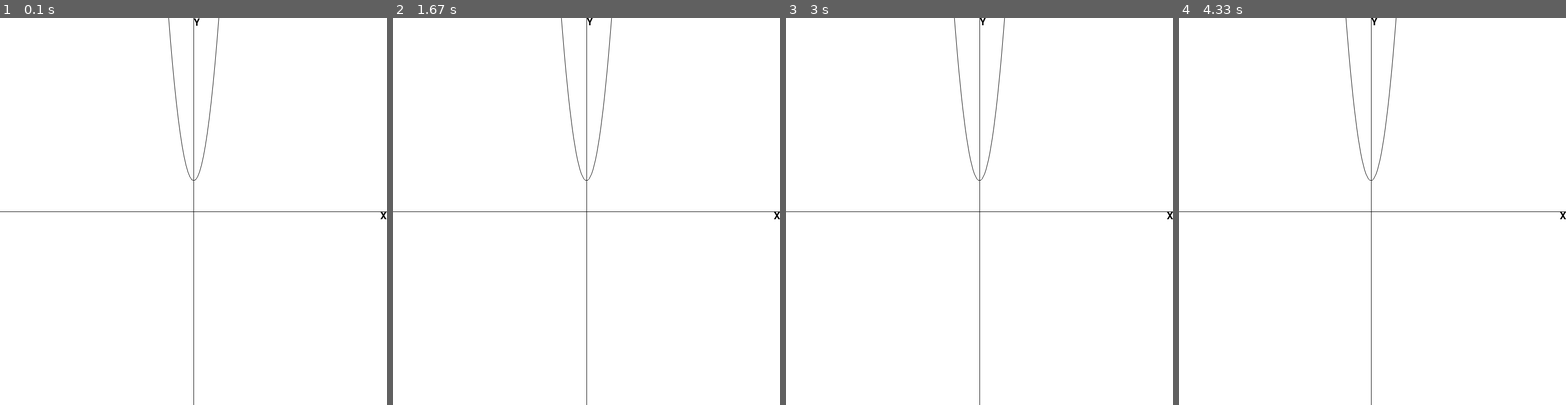
Above: before the commit, frames 1-4 (left to right).
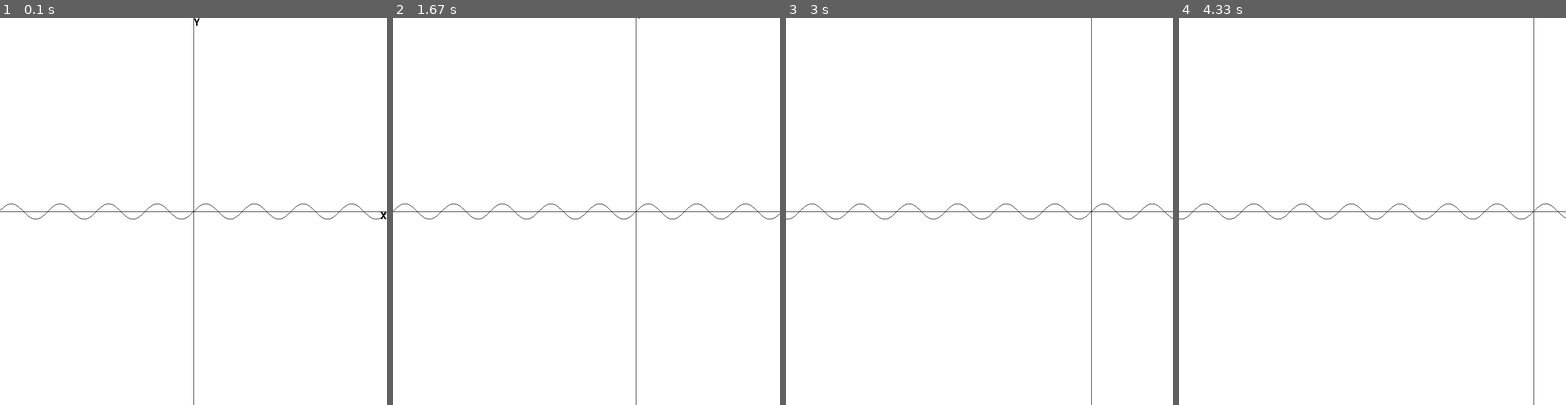
Above: after the commit, the same moments.

Repository: LogicMass621/python
Game: pygame game, started from graphing.py
Two runs of this game, one before a commit and one after it. Both use one fixed random seed, a clock stepped at 60 frames per second and the inputs below.
Inputs:
- Up to frame 1 (0.1 s): no input
- Up to frame 2 (1.67 s): hold Right 0.33-0.8 s; hold Right 0.83-1.3 s; hold D 0.83-1.3 s; tap = at 0.98 s; hold Left from 1.33 s (still down); hold A from 1.33 s (still down)
- Up to frame 3 (3 s): release Left at 1.87 s; release A at 1.87 s; hold Left 1.9-2.3 s; hold A 1.9-2.3 s; tap - at 2.05 s; hold Right 2.33-2.97 s; hold D 2.33-2.97 s; tap = at 2.48 s
- Up to frame 4 (4.33 s): hold Left 3-3.47 s; hold A 3-3.47 s; hold Right 3.5-3.97 s; hold D 3.5-3.97 s; tap - at 3.65 s; hold Right from 4 s (still down); hold D from 4 s (still down); tap = at 4.15 s

The runs differ from the first frame. In frame 1, 0.3% of the frame differs, in the area x 0-100%, y 0-52%; in frame 2, 0.6%, in the area x 0-100%, y 0-100%; in frame 3, 0.6%; in frame 4, 0.6%.

Commit message:
added repeat events

Diff:
--- a/graphing.py
+++ b/graphing.py
@@ -55,10 +55,10 @@
 
 
 def compute_y(x):
-   return 2*x*x + 4
+   return math.sin(x)
 
-graphX = graphCenterX
-y3 = compute_y(graphX)
+traceX = graphCenterX
+traceY = compute_y(traceX)
 trace = False
 
 def render():
@@ -92,8 +92,8 @@
     global trace
 
     if trace == True:
-        print(graphX,y3)
-        pygame.draw.circle(screen,black,tran(graphX,y3),5)
+        print("trace",traceX,traceY)
+        pygame.draw.circle(screen,black,tran(traceX,traceY),5)
 
     x = MinX
     y = compute_y(x)
@@ -108,9 +108,10 @@
         x = x + interval
 
 running = True
+pygame.key.set_repeat(5,5)
 while running:
     event = pygame.event.wait();
-    print('event',event)
+    #print('event',event)
     if event.type == pygame.QUIT:
         running = False
     elif event.type == pygame.KEYDOWN:
@@ -136,13 +137,13 @@
             trace = False
         if event.key == pygame.K_LEFT:
             global self
-            graphX = graphX - step
-            y3 = compute_y(graphX)
+            traceX = traceX - step
+            traceY = compute_y(traceX)
             trace = True
         if event.key == pygame.K_RIGHT:
             global self
-            graphX = graphX + step
-            y3 = compute_y(graphX)
+            traceX = traceX + step
+            traceY = compute_y(traceX)
             trace = True
 
 
